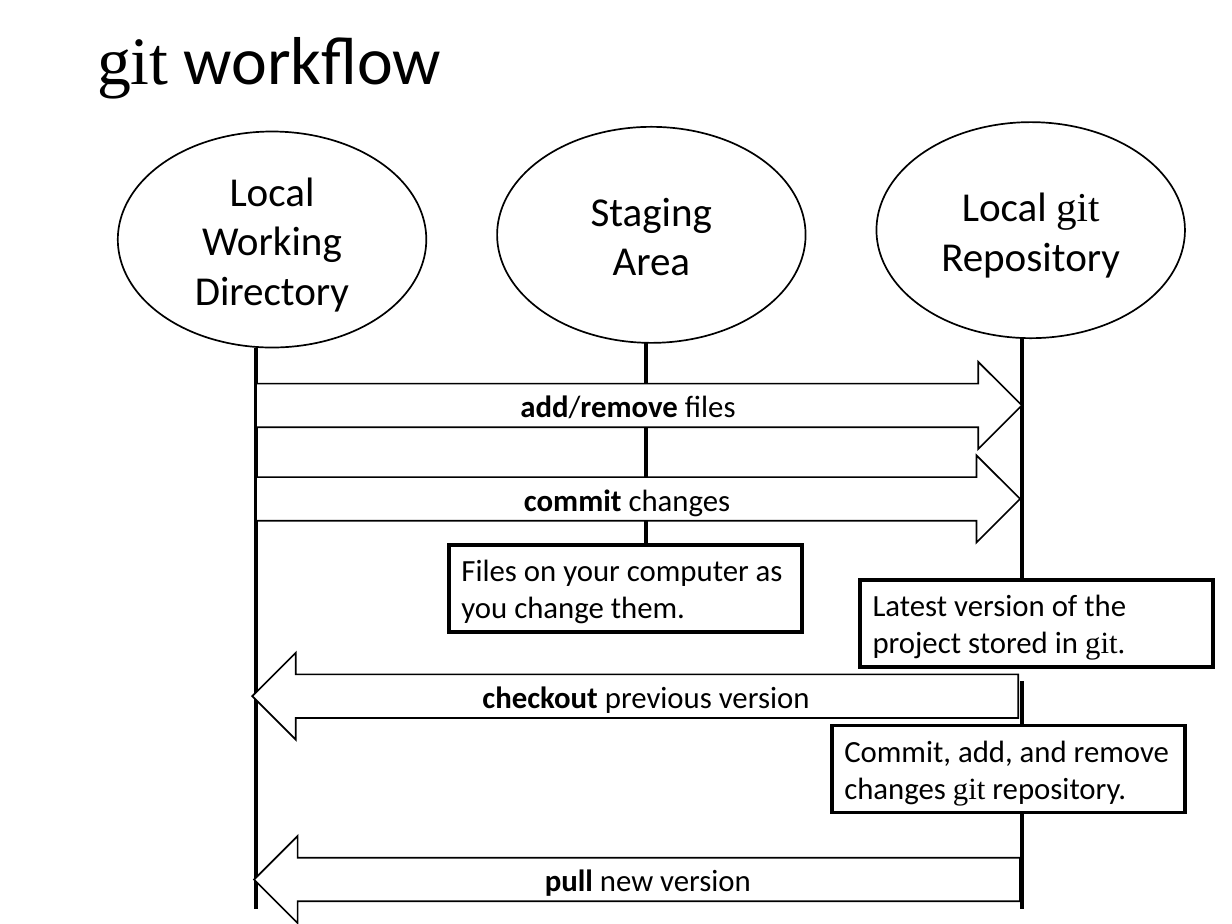
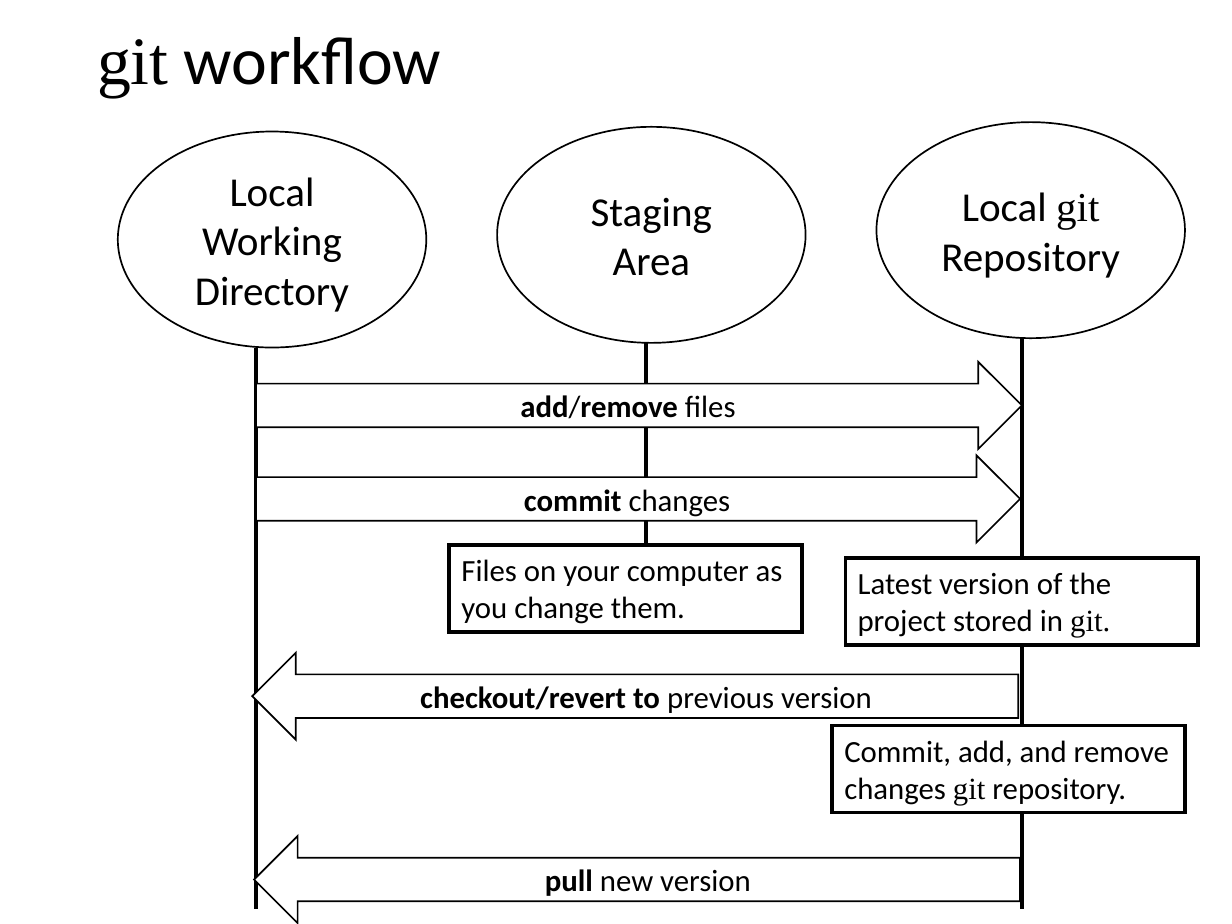
Before and after one commit to josephausterweil/UWPsychDemo, a slide deck: slide 12 of talks/dept_present.pptx. Drawn at 1232x924 pixels with LibreOffice and Linux fonts; fonts in the diff are those of the drawing. Boxes give left, top, right and bottom in pixels: in the first picture for what was removed or moved away, otherwise in the second. Text is boxed around its words. In the diff, an @@ line names an element or a change of style, - is before the commit and + after.

```diff
--- a/talks/dept_present.pptx
+++ b/talks/dept_present.pptx
@@ line moved from (1021, 339) - (1021, 616) to (1021, 339) - (1021, 756) @@
@@ rectangle "Latest version of the project ...": place and size @@
-rectangle "Latest version of the project ..." at bbox=[860, 580, 1212, 668]
+rectangle "Latest version of the project ..." at bbox=[845, 558, 1198, 646]
@@ text in right arrow at bbox=[420, 686, 872, 713]: text changed; bold on @@
-checkout previous version
+checkout/revert to previous version
@@ line moved from (1021, 681) - (1021, 909) to (1021, 668) - (1021, 909) @@
```
Also in this commit, not shown: 4 other slides changed, 5 slides added, 1 slide removed.
